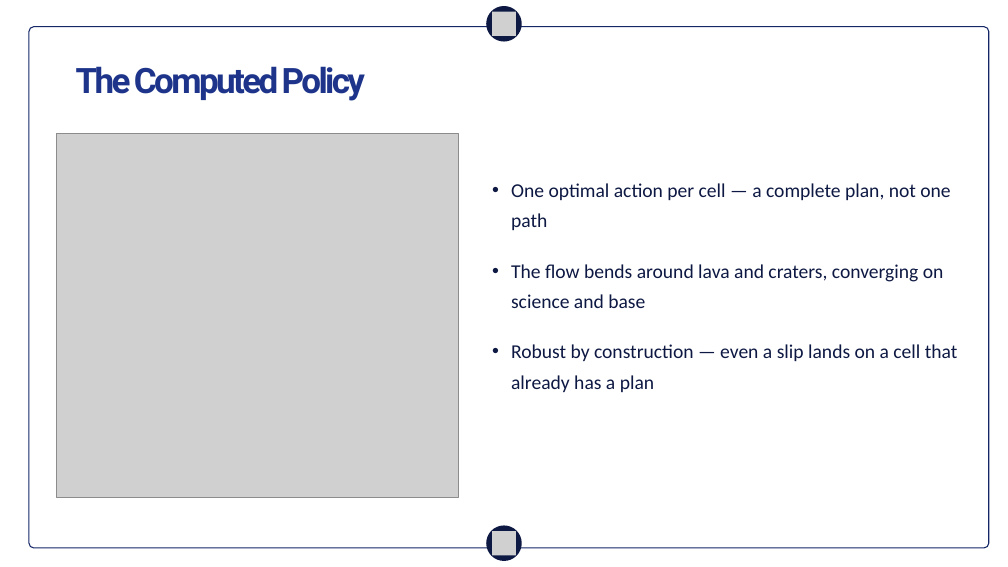
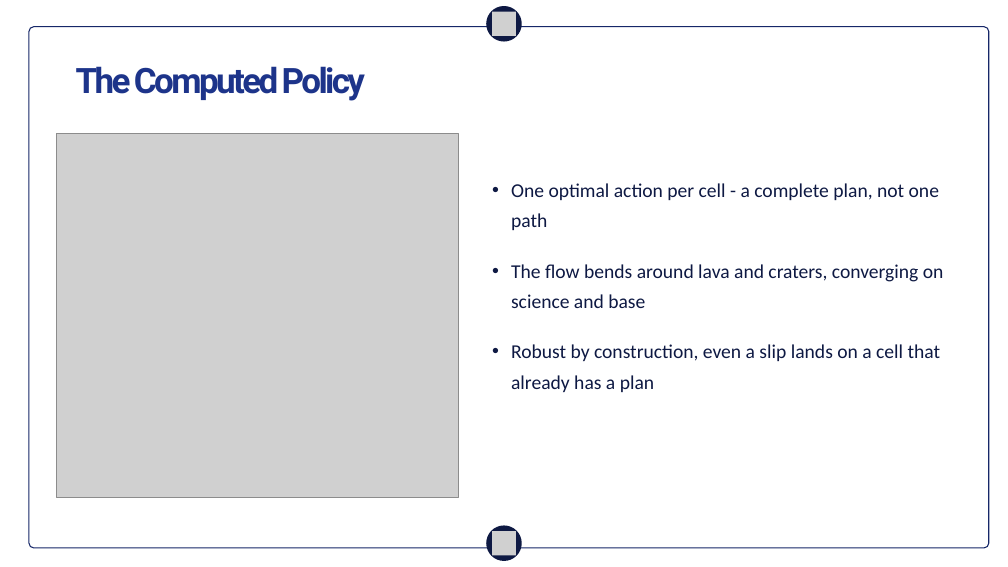
Before and after one commit to MRSHAKILS/Autonomous-Volcanic-Terrain-Exploration-Using-Markov-Decision-Process, a slide deck: slide 5 of others/final_presentation.pptx. Drawn at 1008x567 pixels with LibreOffice and Linux fonts; fonts in the diff are those of the drawing; grey boxes stand for pictures; background and template pictures are left out. Boxes give left, top, right and bottom in pixels: in the first picture for what was removed or moved away, otherwise in the second. Text is boxed around its words. In the diff, an @@ line names an element or a change of style, - is before the commit and + after.

```diff
--- a/others/final_presentation.pptx
+++ b/others/final_presentation.pptx
@@ text at (x1=511, y1=183, x2=939, y2=230): text changed @@
-• One optimal action per cell — a complete plan, not one path
+• One optimal action per cell - a complete plan, not one path
@@ text at (x1=511, y1=344, x2=941, y2=392): text changed @@
-• Robust by construction — even a slip lands on a cell that already has a plan
+• Robust by construction, even a slip lands on a cell that already has a plan
```
Also in this commit, not shown: 3 other slides changed.
